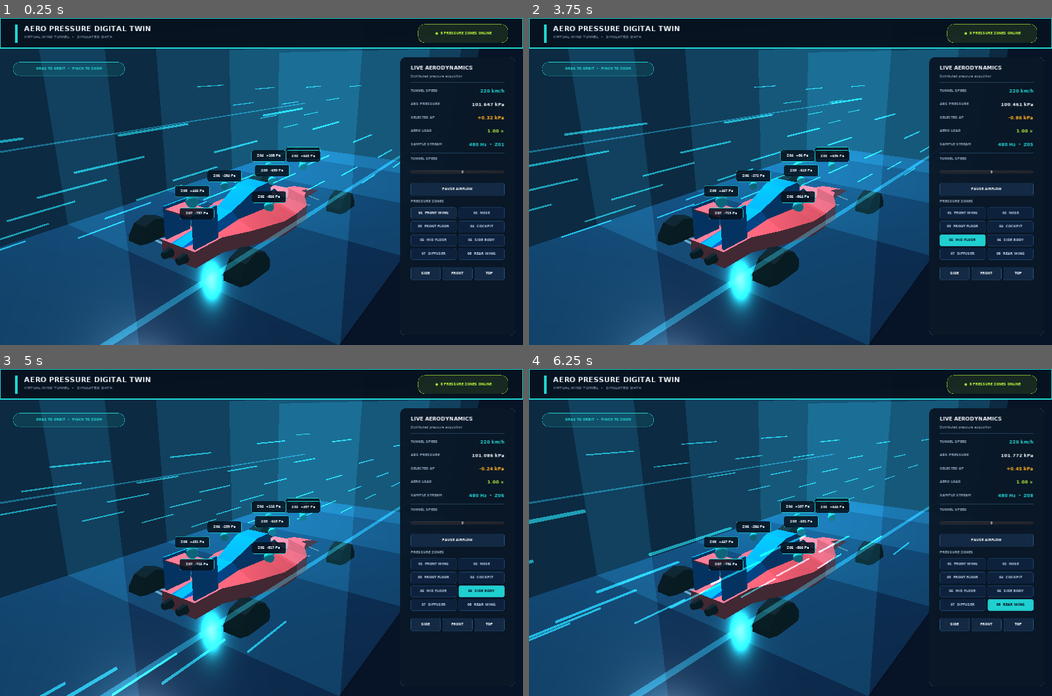
Above: before the commit, frames 1-4 (two rows, left to right).
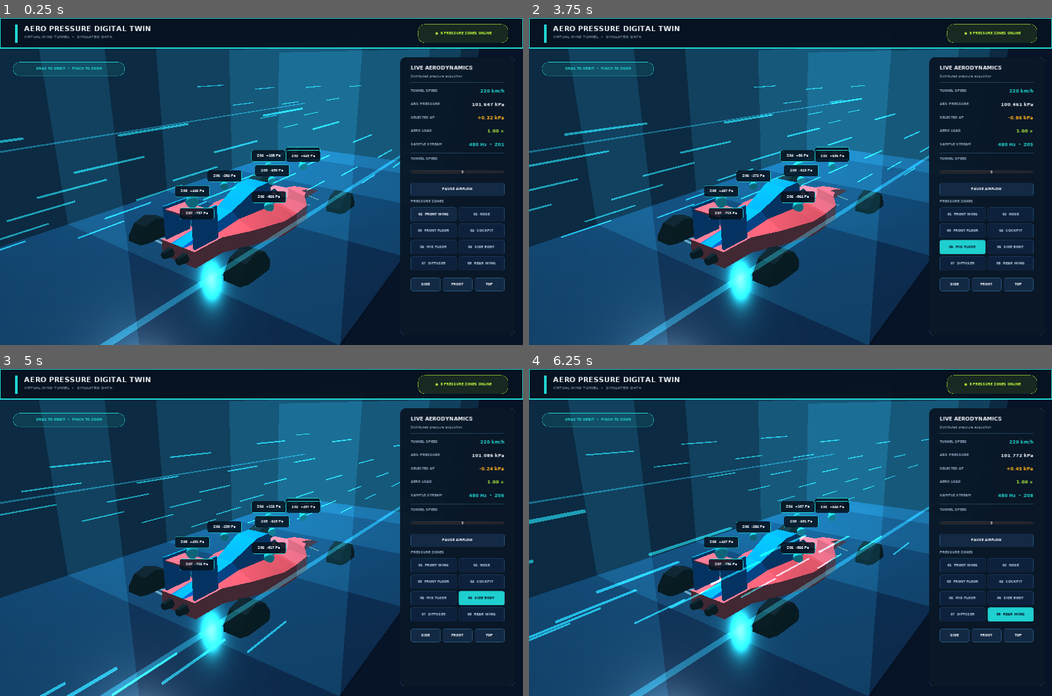
Above: after the commit, the same moments.

Repository: active-esl/godot-demos
Game: Godot game, scene res://Main.tscn
Same seed, same stepped clock (60 frames per second), same inputs: the game is played once before the commit and once after it.
Inputs:
- Up to frame 1 (0.25 s): no input
- Up to frame 2 (3.75 s): click "01 FRONT WING" at 0.5 s; click "02 NOSE" at 1.25 s; click "03 FRONT FLOOR" at 2 s; click "04 COCKPIT" at 2.75 s; click "05 MID FLOOR" at 3.5 s
- Up to frame 3 (5 s): click "06 SIDE BODY" at 4.25 s
- Up to frame 4 (6.25 s): click "07 DIFFUSER" at 5 s; click "08 REAR WING" at 5.75 s

The runs differ from the first frame. In frame 1, 1.8% of the frame differs, in the area x 78-97%, y 59-84%; in frame 2, 2.0%; in frame 3, 2.0%; in frame 4, 2.1%.

Commit message:
fix: make pressure zones touch responsive

Diff:
--- a/demos/aero-pressure-digital-twin/Main.gd
+++ b/demos/aero-pressure-digital-twin/Main.gd
@@ -208,8 +208,10 @@
 	column.add_child(grid)
 	for i in range(sensor_names.size()):
 		var b = action_button("%02d  %s" % [i + 1, sensor_names[i]])
-		b.rect_min_size.y = 42
-		b.connect("pressed", self, "select_sensor", [i])
+		# Select immediately on touch-down. Requiring a release inside these
+		# compact grid cells makes browser touches easy to cancel with finger drift.
+		b.rect_min_size.y = 52
+		b.connect("button_down", self, "select_sensor", [i])
 		grid.add_child(b)
 		sensor_buttons.append(b)
 	build_sensor_readouts(root)
@@ -365,6 +367,7 @@
 	selected_sensor = index
 	for i in range(sensor_buttons.size()):
 		sensor_buttons[i].modulate = WHITE if i == index else Color(0.72, 0.80, 0.88, 1)
+	print("AERO_SENSOR_SELECTED zone=%02d name=%s" % [index + 1, sensor_names[index]])
 
 func set_view(new_yaw, new_pitch):
 	yaw = new_yaw
